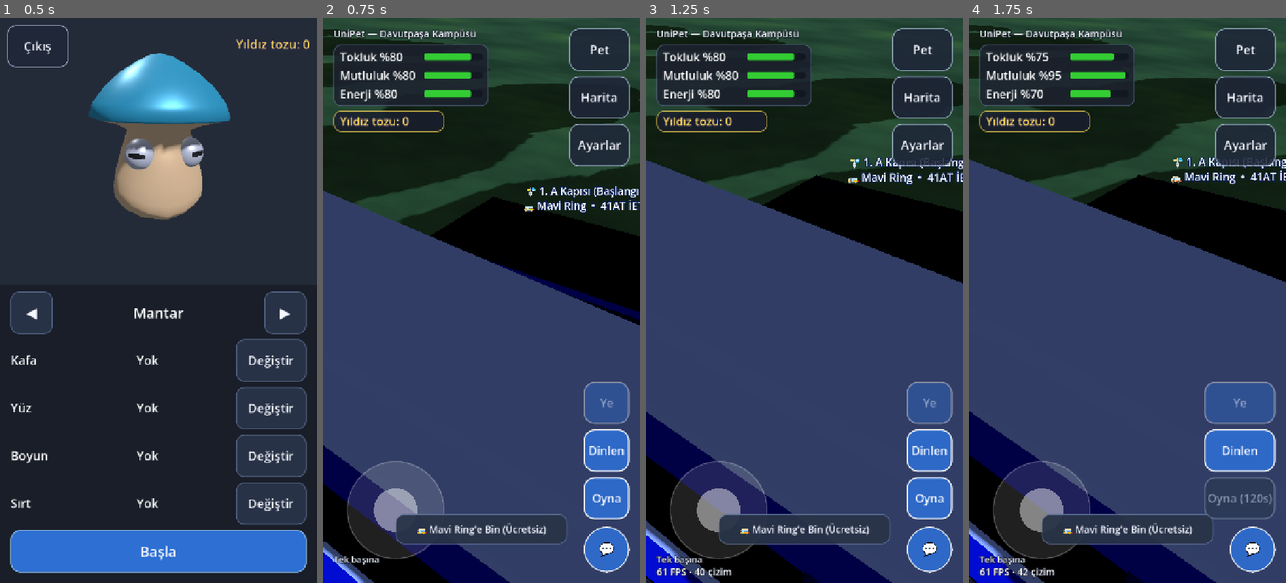
Above: before the commit, frames 1-4 (left to right).
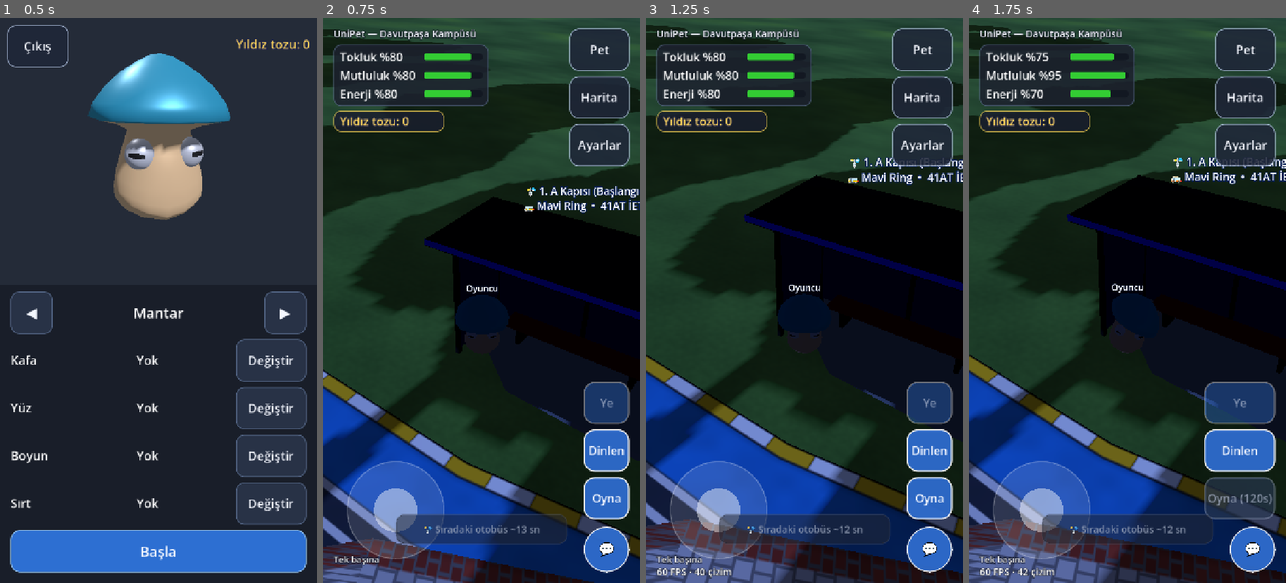
Above: after the commit, the same moments.

Repository: talha24052050/unipet
Game: Godot game, scene res://scenes/ui/login.tscn
Two runs of this game, one before a commit and one after it. Both use one fixed random seed, a clock stepped at 60 frames per second and the inputs below.
Inputs:
- Up to frame 1 (0.5 s): no input
- Up to frame 2 (0.75 s): click "Başla" at 0.5 s
- Up to frame 3 (1.25 s): no input
- Up to frame 4 (1.75 s): click "Oyna" at 1.25 s

Frame 1 is identical in both runs. In frame 2, 53% of the frame differs, in the area x 0-100%, y 30-100%; in frame 3, 59%, in the area x 0-100%, y 25-100%; in frame 4, 59%.

Commit message:
fix(transit): drive buses from a shared timetable so every client sees the same buses
Each client simulated its own fleet, so a rider appeared to float along the road on other
screens. Buses now follow a precomputed loop timetable (424 s, 20 s A Kapisi terminal dwell)
sampled at wall-clock time; 4 buses evenly spaced (~106 s headway). Stops show the next bus ETA
when no bus is near. Boarding no longer shortens the dwell.

Diff:
--- a/game/src/world/campus_transit.gd
+++ b/game/src/world/campus_transit.gd
@@ -14,7 +14,12 @@
 
 const CRUISE_SPEED_MPS: float = 12.4
 const STOP_DWELL_SEC: float = 6.0
-const INITIAL_A_GATE_DWELL_SEC: float = 14.0
+## A Kapısı (hat başı) bekleme süresi: yeni gelen oyuncu Ring'i kaçırmasın.
+const A_GATE_DWELL_SEC: float = 20.0
+## Sefer tarifesi örnekleme adımı (sn).
+const TIMETABLE_DT: float = 0.1
+## Durak yakınında "sıradaki otobüs" süresi gösterme yarıçapı (m).
+const STOP_ETA_RADIUS_M: float = 22.0
 const BOARD_RADIUS_M: float = 15.5
 const STOP_APPROACH_SLOW_M: float = 18.0
 
@@ -28,6 +33,18 @@
 
 ## Otobüs durumları: [{"id","label","is_41at","node":Node3D,"s":float,"dwell":float,"last_stop_idx":int,"pos":Vector2,"yaw":float}]
 var _buses: Array[Dictionary] = []
+
+## Ortak sefer tarifesi: otobüs konumu = f(ortak saat). Tüm istemcilerde otobüsler aynı yerde olur; aynı Ring'e
+## binen oyuncular birbirini otobüsün içinde görür (eskiden her cihaz kendi otobüslerini ayrı yürütüyordu).
+## Testler gerçek saat yerine _process(delta) toplamını kullanır.
+@export var use_wall_clock: bool = true
+var _sim_time: float = 0.0
+var _period: float = 0.0
+var _tt_s: PackedFloat32Array = PackedFloat32Array()
+var _tt_dwell: PackedFloat32Array = PackedFloat32Array()
+var _tt_stop: PackedInt32Array = PackedInt32Array()
+## Tarife içinde her durağa varış anı (sn).
+var _stop_arrival_t: PackedFloat32Array = PackedFloat32Array()
 
 var riding_bus_idx: int = -1
 var target_stop_idx: int = -1
@@ -84,6 +101,7 @@
 	if waypoints.size() < 3 or stops.is_empty():
 		return
 	_build_stop_shelters()
+	_build_timetable()
 	_spawn_fleet()
 	_build_transit_hud()
 	_update_buses_transforms(0.0)
@@ -217,10 +235,11 @@
 	var bus_41at_mesh: ArrayMesh = _create_41at_iett_mesh()
 
 	var fleet_specs: Array[Dictionary] = [
-		{"id": "ring_1", "label": "Mavi YTÜ Ring #1", "is_41at": false, "s": float(stops[0]["s"]), "dwell": INITIAL_A_GATE_DWELL_SEC, "stop": 0},
-		{"id": "iett_41at", "label": "İETT 41AT (Ayazağa - Davutpaşa Y.T.Ü.)", "is_41at": true, "s": fposmod(float(stops[0]["s"]) - 42.0, loop_length), "dwell": 0.0, "stop": -1},
-		{"id": "ring_2", "label": "Mavi YTÜ Ring #2", "is_41at": false, "s": fposmod(loop_length * 0.35, loop_length), "dwell": 0.0, "stop": -1},
-		{"id": "ring_3", "label": "Mavi YTÜ Ring #3", "is_41at": false, "s": fposmod(loop_length * 0.70, loop_length), "dwell": 0.0, "stop": -1},
+		# phase: tarife periyodunun kesri (otobüsler hat boyunca eşit aralıklı)
+		{"id": "ring_1", "label": "Mavi YTÜ Ring #1", "is_41at": false, "phase": 0.0},
+		{"id": "iett_41at", "label": "İETT 41AT (Ayazağa - Davutpaşa Y.T.Ü.)", "is_41at": true, "phase": 0.5},
+		{"id": "ring_2", "label": "Mavi YTÜ Ring #2", "is_41at": false, "phase": 0.25},
+		{"id": "ring_3", "label": "Mavi YTÜ Ring #3", "is_41at": false, "phase": 0.75},
 	]
 
 	for spec: Dictionary in fleet_specs:
@@ -243,9 +262,10 @@
 			"label": str(spec["label"]),
 			"is_41at": is_41at,
 			"node": bus_root,
-			"s": float(spec["s"]),
-			"dwell": float(spec["dwell"]),
-			"last_stop_idx": int(spec["stop"]),
+			"phase": float(spec["phase"]),
+			"s": 0.0,
+			"dwell": 0.0,
+			"last_stop_idx": -1,
 			"pos": Vector2.ZERO,
 			"yaw": 0.0,
 		})
@@ -693,38 +713,89 @@
 	_update_player_riding_and_hud()
 
 
+## Tek otobüsün bir tam turunu (A Kapısı'nda bekleyişten tekrar A Kapısı'na varışa kadar) sabit adımla benzetip
+## tarife çıkarır: yavaşlama + durak beklemeleri dahil. Aynı veri + aynı kural = her cihazda aynı tarife.
+func _build_timetable() -> void:
+	_tt_s = PackedFloat32Array()
+	_tt_dwell = PackedFloat32Array()
+	_tt_stop = PackedInt32Array()
+	_stop_arrival_t = PackedFloat32Array()
+	_stop_arrival_t.resize(stops.size())
+	_stop_arrival_t.fill(-1.0)
+	var cur_s: float = float(stops[0]["s"])
+	var dwell: float = A_GATE_DWELL_SEC
+	var last_stop: int = 0
+	_stop_arrival_t[0] = 0.0
+	var max_steps: int = int((loop_length / 3.0 + float(stops.size()) * (STOP_DWELL_SEC + 10.0) + A_GATE_DWELL_SEC) / TIMETABLE_DT)
+	for step: int in max_steps:
+		_tt_s.append(cur_s)
+		_tt_dwell.append(dwell)
+		_tt_stop.append(last_stop)
+		if dwell > 0.0:
+			dwell = maxf(0.0, dwell - TIMETABLE_DT)
+			continue
+		var nstop_i: int = _next_stop_index_from_s(cur_s)
+		var dist_to_stop: float = _forward_dist_on_loop(cur_s, float(stops[nstop_i]["s"]))
+		var speed: float = CRUISE_SPEED_MPS
+		if dist_to_stop < STOP_APPROACH_SLOW_M and last_stop != nstop_i:
+			speed = lerpf(3.2, CRUISE_SPEED_MPS, clampf(dist_to_stop / STOP_APPROACH_SLOW_M, 0.0, 1.0))
+		var step_m: float = speed * TIMETABLE_DT
+		if dist_to_stop <= maxf(step_m + 0.35, 0.8) and last_stop != nstop_i:
+			if nstop_i == 0:
+				break  # tur tamam: periyot = buraya kadarki süre
+			cur_s = float(stops[nstop_i]["s"])
+			dwell = STOP_DWELL_SEC
+			last_stop = nstop_i
+			_stop_arrival_t[nstop_i] = float(step + 1) * TIMETABLE_DT
+		else:
+			cur_s = fposmod(cur_s + step_m, loop_length)
+			if dist_to_stop > 24.0 and last_stop == nstop_i:
+				last_stop = -1
+	_period = float(_tt_s.size()) * TIMETABLE_DT
+
+
+## Tarifede t anındaki (0 ≤ t < periyot) konum/bekleme.
+func _sample_timetable(t: float) -> Dictionary:
+	var n: int = _tt_s.size()
+	var f: float = t / TIMETABLE_DT
+	var i: int = clampi(int(f), 0, n - 1)
+	var j: int = (i + 1) % n
+	var frac: float = clampf(f - float(i), 0.0, 1.0)
+	var s_val: float = fposmod(_tt_s[i] + _forward_dist_on_loop(_tt_s[i], _tt_s[j]) * frac, loop_length)
+	return {"s": s_val, "dwell": _tt_dwell[i], "stop": _tt_stop[i]}
+
+
+func _bus_time(b: Dictionary) -> float:
+	return fposmod(_sim_time + float(b["phase"]) * _period, _period)
+
+
 func _update_buses_transforms(delta: float) -> void:
+	if _period <= 0.0:
+		return
+	if use_wall_clock:
+		_sim_time = Time.get_unix_time_from_system()
+	else:
+		_sim_time += delta
 	for bi: int in _buses.size():
 		var b: Dictionary = _buses[bi]
-		var dwell: float = float(b["dwell"])
-		var cur_s: float = float(b["s"])
-		if dwell > 0.0:
-			dwell = maxf(0.0, dwell - delta)
-			b["dwell"] = dwell
-		else:
-			# Sıradaki durağa yaklaşırken yumuşak yavaşlama ve durakta bekleme
-			var nstop_i: int = _next_stop_index_from_s(cur_s)
-			var dist_to_stop: float = _forward_dist_on_loop(cur_s, float(stops[nstop_i]["s"]))
-			var speed: float = CRUISE_SPEED_MPS
-			if dist_to_stop < STOP_APPROACH_SLOW_M and int(b["last_stop_idx"]) != nstop_i:
-				speed = lerpf(3.2, CRUISE_SPEED_MPS, clampf(dist_to_stop / STOP_APPROACH_SLOW_M, 0.0, 1.0))
-			var step_m: float = speed * delta
-			if step_m > 0.0 and dist_to_stop <= maxf(step_m + 0.35, 0.8) and int(b["last_stop_idx"]) != nstop_i:
-				cur_s = float(stops[nstop_i]["s"])
-				b["dwell"] = STOP_DWELL_SEC
-				b["last_stop_idx"] = nstop_i
-				# Oyuncu bu otobüsteyse ve bu durağı seçtiyse otomatik indir!
-				if riding_bus_idx == bi and target_stop_idx == nstop_i:
-					b["s"] = cur_s
-					_apply_bus_3d_pose(b)
-					alight_bus(nstop_i)
-					continue
-			else:
-				cur_s = fposmod(cur_s + step_m, loop_length)
-				if dist_to_stop > 24.0 and int(b["last_stop_idx"]) == nstop_i:
-					b["last_stop_idx"] = -1
-			b["s"] = cur_s
+		var smp: Dictionary = _sample_timetable(_bus_time(b))
+		b["s"] = float(smp["s"])
+		b["dwell"] = float(smp["dwell"])
+		b["last_stop_idx"] = int(smp["stop"])
 		_apply_bus_3d_pose(b)
+		# Oyuncu bu otobüsteyse ve seçtiği durakta bekliyorsa otomatik indir.
+		if riding_bus_idx == bi and target_stop_idx >= 0 and float(b["dwell"]) > 0.0 and int(b["last_stop_idx"]) == target_stop_idx:
+			alight_bus(target_stop_idx)
+
+
+## Durağa sıradaki otobüsün varmasına kalan süre (sn); tarife yoksa -1.
+func seconds_until_next_bus(stop_idx: int) -> float:
+	if _period <= 0.0 or stop_idx < 0 or stop_idx >= _stop_arrival_t.size() or _stop_arrival_t[stop_idx] < 0.0:
+		return -1.0
+	var best: float = INF
+	for b: Dictionary in _buses:
+		best = minf(best, fposmod(_stop_arrival_t[stop_idx] - _bus_time(b), _period))
+	return best
 
 
 func _apply_bus_3d_pose(b: Dictionary) -> void:
@@ -853,10 +924,6 @@
 		set_target_stop_index(_nearest_stop_index_xz(wp_xz))
 	else:
 		set_target_stop_index(-1)
-
-	# Bekleyen başlangıç otobüsüyse kapıları kapatıp kalkışa hazırla (2.5 sn içinde yumuşak kalkış)
-	if float(_buses[bus_idx]["dwell"]) > 2.5:
-		_buses[bus_idx]["dwell"] = 2.2
 
 	if _board_btn != null:
 		_board_btn.visible = false
@@ -949,9 +1016,22 @@
 		if near_bi >= 0:
 			var nb: Dictionary = _buses[near_bi]
 			_board_btn.visible = true
+			_board_btn.disabled = false
 			_board_btn.text = "🚌 Efsane 41AT'ye Bin" if bool(nb["is_41at"]) else "🚌 Mavi Ring'e Bin (Ücretsiz)"
 		else:
-			_board_btn.visible = false
+			# Durakta bekliyorsa sıradaki otobüsün kaç saniye sonra geleceğini göster.
+			var p3: Vector3 = _get_node_pos(player)
+			var p_xz: Vector2 = Vector2(p3.x, p3.z)
+			var si: int = _nearest_stop_index_xz(p_xz)
+			var eta: float = -1.0
+			if si >= 0 and si < stops.size() and p_xz.distance_to(stops[si]["shelter_pos"] as Vector2) <= STOP_ETA_RADIUS_M:
+				eta = seconds_until_next_bus(si)
+			if eta >= 0.0:
+				_board_btn.visible = true
+				_board_btn.disabled = true
+				_board_btn.text = "🚏 Sıradaki otobüs ~%d sn" % ceili(eta)
+			else:
+				_board_btn.visible = false
 
 
 # ==============================================================================
--- a/game/tests/test_campus_transit.gd
+++ b/game/tests/test_campus_transit.gd
@@ -38,6 +38,7 @@
 	player.position = Vector3(764.89, 0.5, 566.52)
 
 	var transit: Node3D = CampusTransit.new()
+	transit.set("use_wall_clock", false)  # t=0: Ring #1 A Kapısı'nda bekliyor
 	transit.set("player", player)
 	(Engine.get_main_loop() as SceneTree).root.add_child(transit)
 	transit.call("build")
@@ -72,7 +73,7 @@
 	# İneceği durağı 2. durak (İlhan Varank Kütüphanesi, index=1) seç ve otobüsü ilerlet -> durakta otomatik inmeli!
 	transit.call("_finish_onboarding")
 	transit.call("set_target_stop_index", 1)
-	for _step: int in 260:
+	for _step: int in 600:
 		transit.call("_process", 0.25)
 		if int(transit.get("riding_bus_idx")) == -1:
 			break
@@ -92,3 +93,33 @@
 	if not alighted_ok or dist_to_stop1 > 12.0:
 		return "Seçilen durakta otomatik iniş gerçekleşmedi (alighted=%s, dist=%.1f)" % [alighted_ok, dist_to_stop1]
 	return ""
+
+
+func test_bus_timetable_is_shared_and_periodic() -> String:
+	# Aynı saatte iki ayrı istemci (iki CampusTransit) otobüsleri aynı yerde görmeli.
+	var a: Node3D = CampusTransit.new()
+	var b: Node3D = CampusTransit.new()
+	for t: Node3D in [a, b]:
+		t.set("use_wall_clock", false)
+		(Engine.get_main_loop() as SceneTree).root.add_child(t)
+		t.call("build")
+	var period: float = float(a.get("_period"))
+	var err: String = ""
+	if period < 120.0:
+		err = "tarife periyodu çok kısa: %.1f" % period
+	if err.is_empty():
+		a.call("_process", 137.3)
+		b.call("_process", 137.3 + period)  # bir tur sonrası = aynı konum
+		var ba: Array = a.call("get_live_buses")
+		var bb: Array = b.call("get_live_buses")
+		for i: int in ba.size():
+			if (ba[i]["pos"] as Vector2).distance_to(bb[i]["pos"] as Vector2) > 0.5:
+				err = "otobüs %d iki istemcide farklı yerde: %s / %s" % [i, ba[i]["pos"], bb[i]["pos"]]
+				break
+	if err.is_empty():
+		var eta: float = float(a.call("seconds_until_next_bus", 0))
+		if eta < 0.0 or eta > period:
+			err = "A Kapısı için sıradaki otobüs süresi geçersiz: %.1f" % eta
+	a.free()
+	b.free()
+	return err
